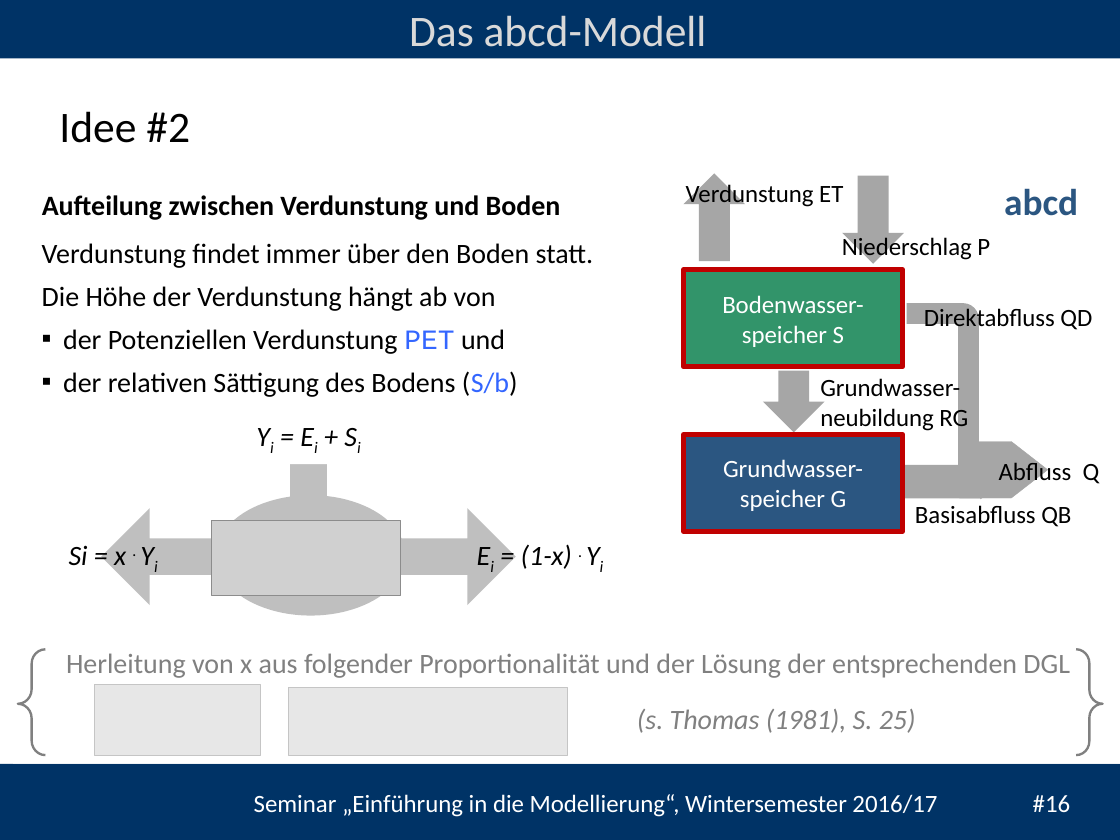
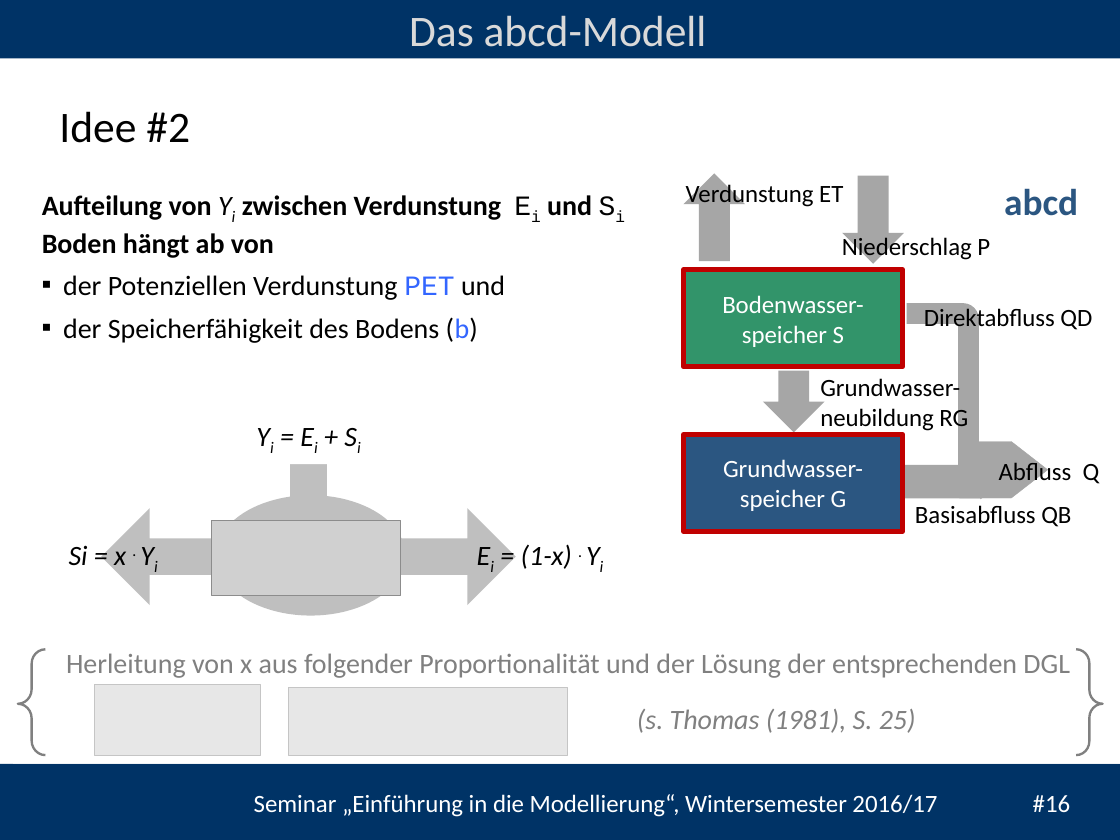
Before and after one commit to heistermann/Einf_Modellierung, a slide deck: slide 16 of Termin_3/folien/UebungModellierung#3.pptx. Drawn at 1120x840 pixels with LibreOffice and Linux fonts; fonts in the diff are those of the drawing; grey boxes stand for pictures; background and template pictures are left out. Boxes give left, top, right and bottom in pixels: in the first picture for what was removed or moved away, otherwise in the second. Text is boxed around its words. In the diff, an @@ line names an element or a change of style, - is before the commit and + after.

```diff
--- a/Termin_3/folien/UebungModellierung#3.pptx
+++ b/Termin_3/folien/UebungModellierung#3.pptx
@@ text at [42, 195, 592, 258]: text changed @@
-Aufteilung zwischen Verdunstung und Boden
+Aufteilung von Yi zwischen Verdunstung Ei und Si Boden hängt ab von
@@ text "der Potenziellen Verdunstung PET und": place and size @@
-text "der Potenziellen Verdunstung PET und" at [42, 243, 594, 397]
+text "der Potenziellen Verdunstung PET und" at [63, 275, 505, 343]
@@ text at [42, 243, 594, 311]: paragraphs removed @@
-Verdunstung findet immer über den Boden statt.
-Die Höhe der Verdunstung hängt ab von
@@ text at [63, 317, 478, 343]: text changed @@
-▪ der relativen Sättigung des Bodens (S/b)
+▪ der Speicherfähigkeit des Bodens (b)
```
Also in this commit, not shown: 6 other slides changed, 7 other files.
